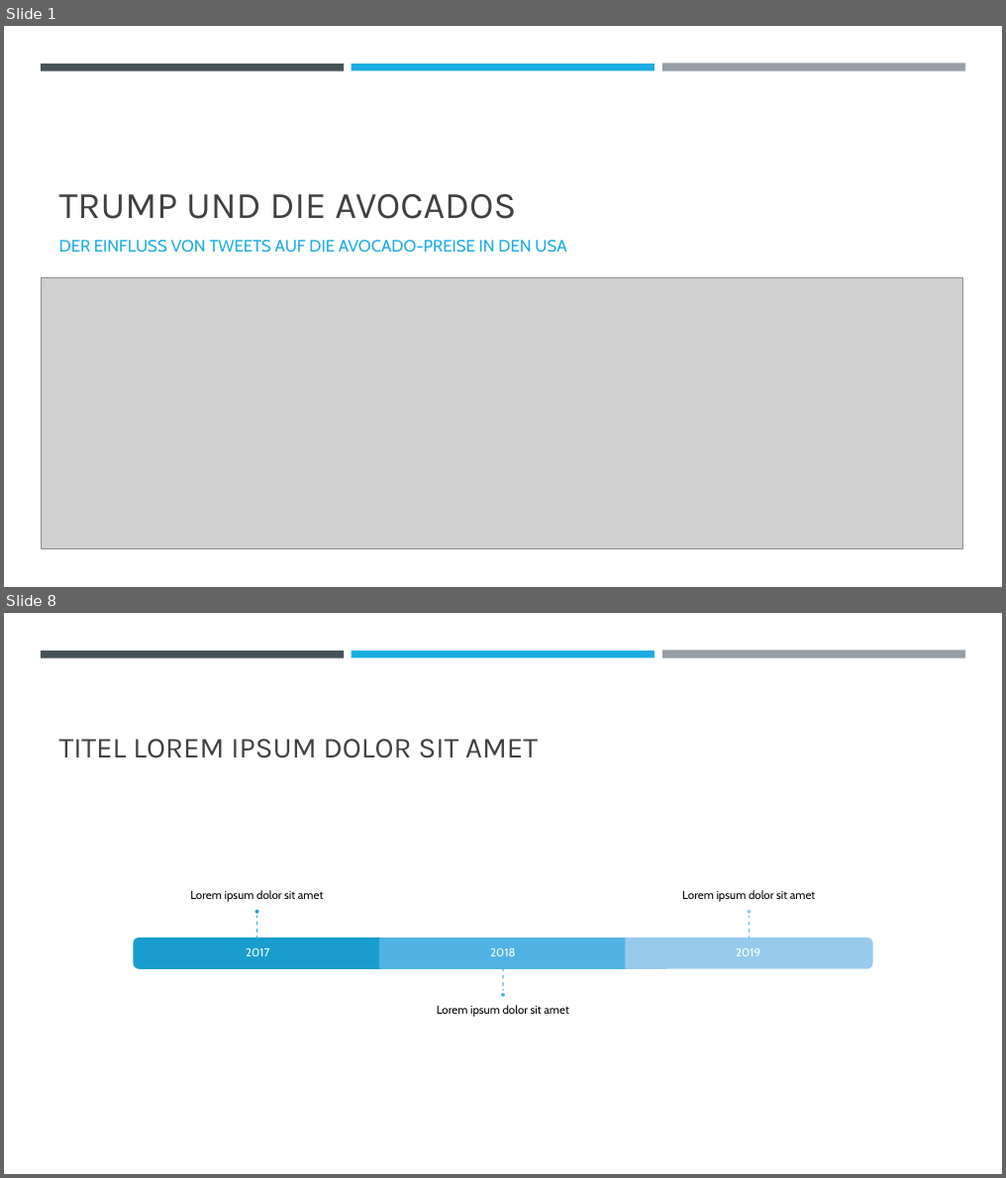
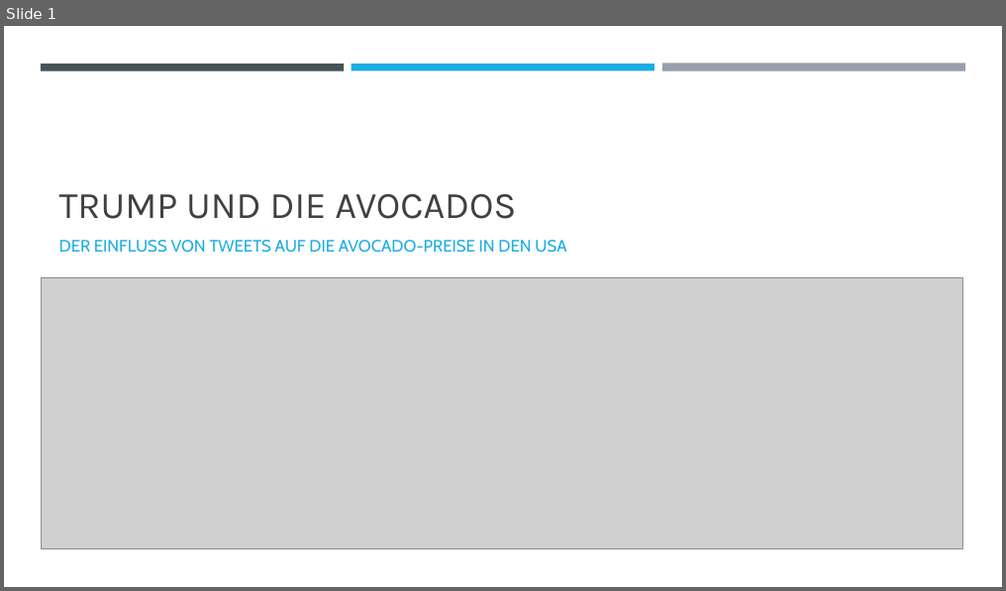
Before and after one commit to primus852/WissenschaftlicheMethodik, a slide deck: presentation/presentation.pptx. Shown one above the other, each under a label of ours: slides 1 and 8 before the commit, slide 1 after it; the slides between them are not shown. The pictures are 1006x1178 and 1006x591 pixels, drawn with LibreOffice and Linux fonts; fonts in the diff are those of the drawing; grey boxes stand for pictures. Boxes give left, top, right and bottom in pixels: in the first picture for what was removed or moved away, otherwise in the second. Text is boxed around its words. In the diff, an @@ line names an element or a change of style, - is before the commit and + after.

Commit message:
Added Presentation

```diff
--- a/presentation/presentation.pptx
+++ b/presentation/presentation.pptx
@@ slide 8 removed at (4, 613, 1002, 1174), background #FFFFFF @@
@@ rectangle removed at (41, 651, 344, 658) @@
@@ rectangle removed at (351, 651, 654, 658) @@
@@ rectangle removed at (662, 651, 965, 659) @@
@@ title removed at (59, 739, 538, 759) @@
-TITEL LOREM IPSUM DOLOR SIT AMET
@@ group removed at (134, 890, 872, 1017): 6 texts, 3 lines, 3 ellipses, 2 round same rects, 1 rectangle @@
-2017
-Lorem ipsum dolor sit amet
-2018
-Lorem ipsum dolor sit amet
-2019
-Lorem ipsum dolor sit amet
```
Also in this commit, not shown: 5 slides changed, 8 slides added, 1 other slide removed, 1 other file.
